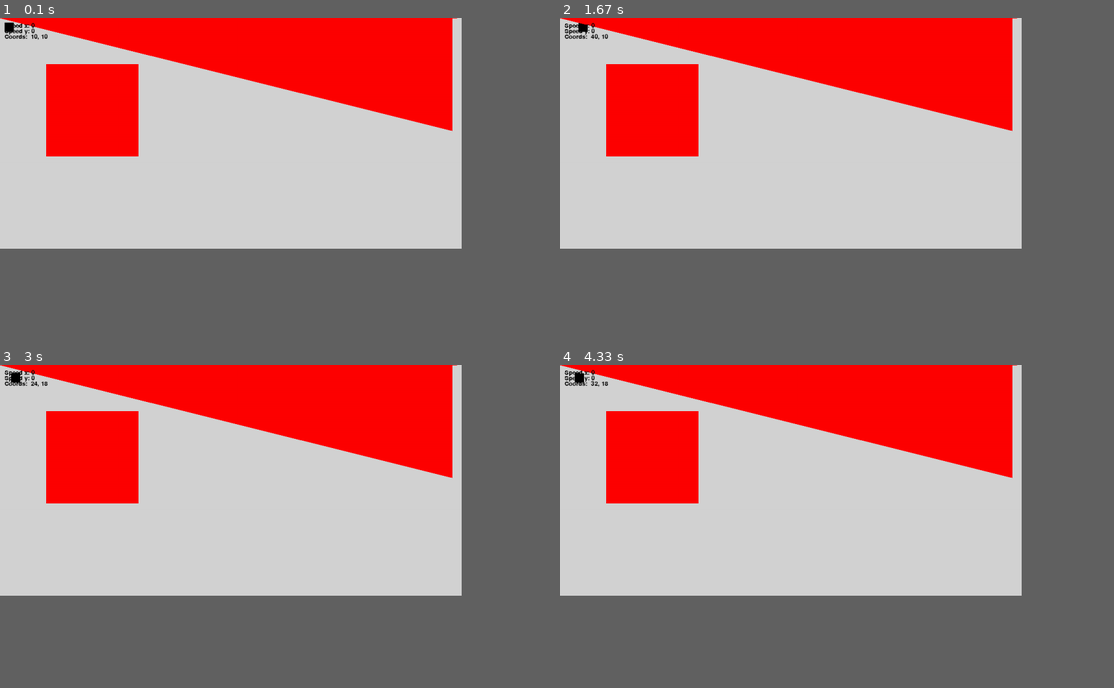
Above: before the commit, frames 1-4 (two rows, left to right).
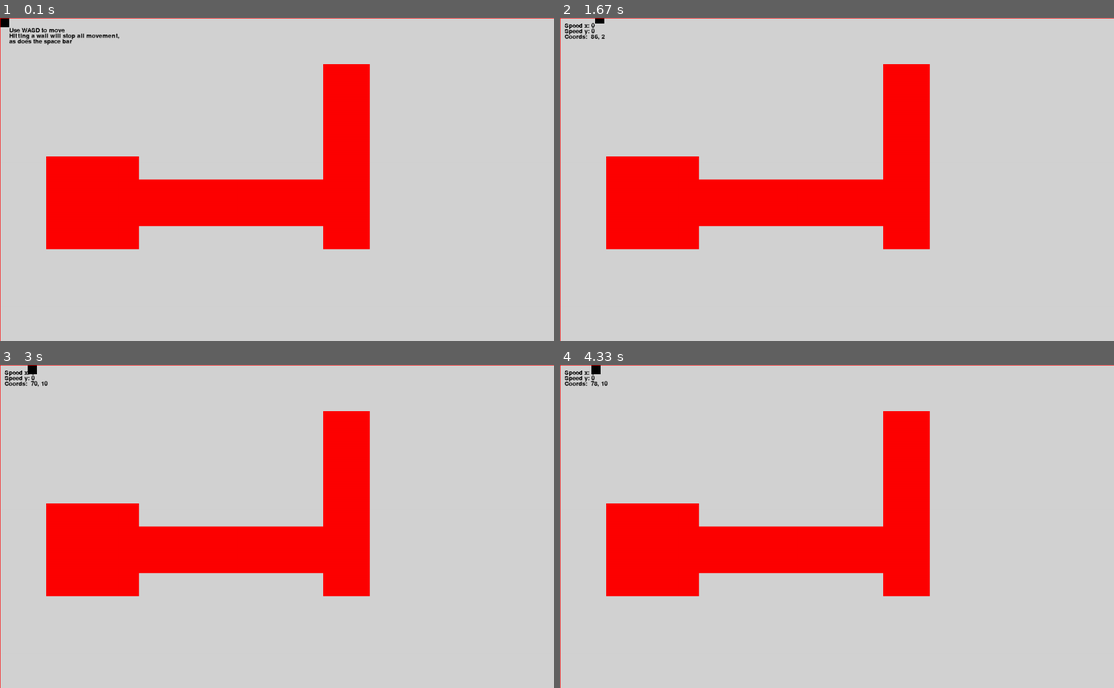
Above: after the commit, the same moments.

Repository: rjremillard/Coding-from-A-Level
Game: pygame game, started from _Pygame/Car_game.py
Same seed, same stepped clock (60 frames per second), same inputs: the game is played once before the commit and once after it.
Inputs:
- Up to frame 1 (0.1 s): no input
- Up to frame 2 (1.67 s): hold D 0.33-0.8 s; hold W 0.83-1.13 s; tap Space at 0.9, 1.23, 1.53 s; hold D 1.17-1.63 s
- Up to frame 3 (3 s): hold A 1.67-2.2 s; tap Space at 1.73, 2.03, 2.3, 2.63, 2.93 s; hold S 2.23-2.53 s; hold A 2.57-2.97 s
- Up to frame 4 (4.33 s): hold W 3-3.37 s; tap Space at 3.07, 3.47, 3.77, 4.13 s; hold D 3.4-4.03 s; hold S from 4.07 s (still down)
The window is 750x375 before the commit and 900x525 after it. Grey fills any space a smaller window leaves; there, only what the larger window draws over its background counts as a difference.

The runs differ from the first frame. In frame 1, 32% of the frame differs, in the area x 0-100%, y 0-100%; in frame 2, 32%; in frame 3, 32%; in frame 4, 32%.

Commit message:
Change from equations to pointlists

Diff:
--- a/_Pygame/Car_game.py
+++ b/_Pygame/Car_game.py
@@ -12,7 +12,6 @@
 
 # Imports
 import pygame
-import re
 import numpy
 
 from typing import Tuple
@@ -26,74 +25,26 @@
 
 pygame.font.init()
 FONT = pygame.sysfont.SysFont("Comfortaa", 20)
+START_TEXT = "Use WASD to move\nHitting a wall will stop all movement,\nas does the space bar".split("\n")
 
-FPS = 60
-SIZE = (1000, 500)
+FPS = 120
+SIZE = (1200, 700)
 GAME_SIZE = (SIZE[0]-20, SIZE[1]-20)
+INF = 10000
 
 
 # Boundary class
 class Boundary:
-	def __init__(self, equation: str, colour: Tuple[int, int, int] = RED):
-		""":param equation: in form y < or > ax + b {c<x<d}, or x < or > ay  + b {c<x<d}"""
-		equation = equation.replace(" ", "")
-
-		reMatch = re.match(
-			r"^([xy])([<>])([+\-.\d]+)([xy])([+\-.\d]+){([+\-.\d]+)<x<([+\-.\d]+)}({([+\-.\d]+)<y<([+\-.\d]+)})?$",
-			equation
-		)
-
-		if reMatch:
-			self.xy1 = reMatch.group(1)
-			self.sign = reMatch.group(2)
-			self.a = float(reMatch.group(3))
-			self.xy2 = reMatch.group(4)
-			self.b = float(reMatch.group(5))
-			c = float(reMatch.group(6))
-			d = float(reMatch.group(7))
-			self.domain = numpy.arange(c, d)
-
-			if reMatch.group(8):
-				self.range = numpy.arange(float(reMatch.group(9)), float(reMatch.group(10)))
-			else:
-				self.range = numpy.arange(self.domain[0] * self.a + self.b, self.domain[-1] * self.a + self.b)
-
-			if len(self.range) == 0:
-				self.range = [-10, 0]
-
-			# TODO: Make more efficient
-			# For drawing the polygon
-			if self.a == 0:  # If a straight line (box)
-				self.pointList = [
-					(self.domain[0], self.range[0]),  # TL
-					(self.domain[-1], self.range[0]),  # TR
-					(self.domain[-1], self.range[-1]),  # BR
-					(self.domain[0], self.range[-1])  # BL
-				]
-			elif (self.a > 0 and self.xy1 == "y") or (self.a < 0 and self.xy1 == "x"):
-				self.pointList = [
-					(self.domain[0], self.range[0]),  # TL
-					(self.domain[-1], self.range[0]),  # TR
-					(self.domain[-1], self.range[-1])  # BR
-				]
-			elif (self.a < 0 and self.xy1 == "y") or (self.a > 0 and self.xy1 == "x"):
-				self.pointList = [
-					(self.domain[0], self.range[-1]),  # BL
-					(self.domain[-1], self.range[0]),  # TR
-					(self.domain[-1], self.range[-1])  # BR
-				]
-			else:
-				self.pointList = None
-				self.start = self.toInt((self.domain[0], self.a * self.domain[0] + self.b))
-				self.end = self.toInt((self.domain[-1], self.a * self.domain[-1] + self.b))
-
-			self.colour = colour
-		else:
-			raise Exception("Incorrect Equation")
+	def __init__(self, *points: Tuple[int, int], colour: Tuple[int, int, int] = RED):
+		""":param points: 2-dimensional array of coords of 4 vertices"""
+		self.pointList = points
+		self.xRange = numpy.arange(points[0][0], points[1][0])
+		self.yRange = numpy.arange(points[0][1], points[2][1])
+		self.colour = colour
 
 	def inBound(self, x: float, y: float) -> bool:
 		"""Calculate if certain coordinates are bound by the inequality"""
-		if x in self.domain and y in self.range and eval(f"{self.xy1} {self.sign} {(self.a * eval(self.xy2)) + self.b}"):
+		if x in self.xRange and y in self.yRange:
 			return True
 		return False
 
@@ -115,7 +66,7 @@
 		yTmp = self.coords[1] + self.speeds[1] + change_y
 
 		# Check boundaries
-		# TODO: Avoid passing as coords are TL
+		# TODO: Avoid passing bounds as coords are TL
 		for bound in boundaries:
 			if bound.inBound(xTmp, yTmp):
 				self.speeds = [0, 0]
@@ -136,55 +87,60 @@
 
 # Game variables
 BOUNDARIES = [
-	Boundary("y < 0x + 0 {0<x<%d}" % GAME_SIZE[0]),  # Top
-	Boundary("y > 0x + %d {0<x<%d}" % (GAME_SIZE[0], GAME_SIZE[0])),  # Bottom
-	Boundary("x < 0y + 0 {-10<x<0}"),  # Left
-	Boundary("x > 0y + %d {%d<x<%d}" % (GAME_SIZE[0], GAME_SIZE[0], GAME_SIZE[0]+10)),  # Right
-	Boundary("y > -.3x + %d {0<x<%d}" % (GAME_SIZE[1], GAME_SIZE[0])),  # Up line test
-	Boundary("y < .25x + 0 {0<x<%d}" % GAME_SIZE[0]),  # Down line test
-	Boundary("y < 0x + 300 {100<x<300}{100<y<300}")  # Box test
+	Boundary((-10, -INF), (SIZE[0]+10, -INF), (SIZE[0]+10, 0), (-10, 0)),  # Top
+	Boundary((-10, SIZE[1]), (SIZE[0]+10, SIZE[1]), (SIZE[0]+10, SIZE[1]+INF), (-10, SIZE[1]+INF)),  # Bottom
+	Boundary((SIZE[0]-INF, -10), (0, -10), (0, SIZE[1]+10), (SIZE[0]-INF, SIZE[1]+10)),  # Left
+	Boundary((SIZE[0], -10), (SIZE[0]+INF, -10), (SIZE[0]+INF, SIZE[1]+10), (SIZE[0], SIZE[1]+10)),  # Right
+	Boundary((100, 300), (300, 300), (300, 500), (100, 500)),
+	Boundary((700, 100), (800, 100), (800, 500), (700, 500)),
+	Boundary((100, 350), (700, 350), (700, 450), (100, 450))
 ]
 player = Player()
 
-done = False
+done, keypress = False, False
 while not done:
 	changeX, changeY = 0, 0
 	for ev in pygame.event.get():
 		if ev.type == pygame.QUIT:  # Quit
 			done = True
 		elif ev.type == pygame.KEYDOWN:  # Keypress
+			keypress = True
 			if ev.key == pygame.K_w:
-				changeY = -2
+				changeY = -1
 			elif ev.key == pygame.K_s:
-				changeY = 2
+				changeY = 1
 			if ev.key == pygame.K_d:
-				changeX = 2
+				changeX = 1
 			elif ev.key == pygame.K_a:
-				changeX = -2
+				changeX = -1
 			elif ev.key == pygame.K_SPACE:
 				player.speeds = [0, 0]
 
 	player.update(changeX, changeY, *BOUNDARIES)
 
 	screen.fill(GREY)
-	pygame.draw.rect(screen, BLACK, (*player.coords, 20, 20))
+	pygame.draw.rect(screen, BLACK, (player.coords[0]-10, player.coords[1]-10, 20, 20))
+
+	# Displaying text
+	if not keypress:
+		# Start text
+		for line, n in zip(START_TEXT, range(len(START_TEXT))):
+			line = FONT.render(line, -n, BLACK)
+			screen.blit(line, (20, 20 + 12*n))
+	else:
+		# Helpful text
+		speedXText = FONT.render(f"Speed x: {player.speeds[0]}", 0, BLACK)
+		speedYText = FONT.render(f"Speed y: {-1 * player.speeds[1]}", 1, BLACK)
+		coordsText = FONT.render(f"Coords:  {player.coords[0]}, {player.coords[1]}", 2, BLACK)
+
+		screen.blit(speedXText, (10, 10))
+		screen.blit(speedYText, (10, 22))
+		screen.blit(coordsText, (10, 34))
 
 	# Draw boundaries
 	for bound in BOUNDARIES:
 		# TODO: Draw nicer
-		if bound.pointList:
-			pygame.draw.polygon(screen, bound.colour, bound.pointList)
-		else:
-			pygame.draw.line(screen, bound.colour, bound.start, bound.end, 6)
-
-	# Helpful text
-	speedXText = FONT.render(f"Speed x: {player.speeds[0]}", 0, BLACK)
-	speedYText = FONT.render(f"Speed y: {-1*player.speeds[1]}", 1, BLACK)
-	coordsText = FONT.render(f"Coords:  {player.coords[0]}, {player.coords[1]}", 2, BLACK)
-
-	screen.blit(speedXText, (10, 10))
-	screen.blit(speedYText, (10, 22))
-	screen.blit(coordsText, (10, 34))
+		pygame.draw.polygon(screen, bound.colour, bound.pointList)
 
 	# Sort screen
 	pygame.display.flip()
